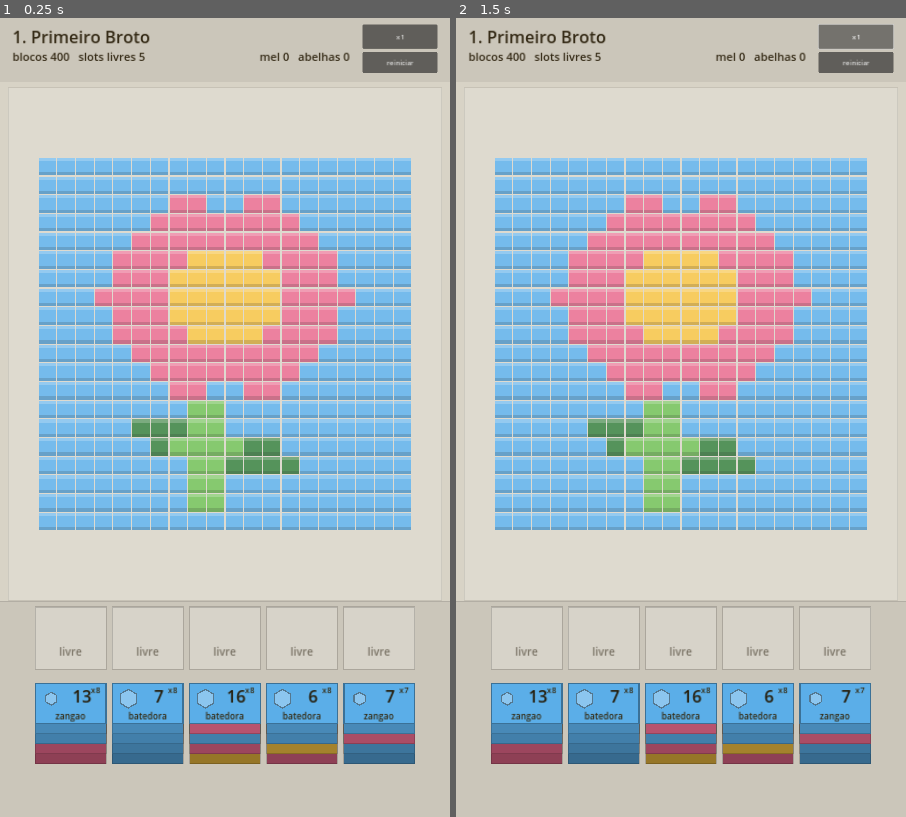
Above: before the commit, frames 1-2 (left to right).
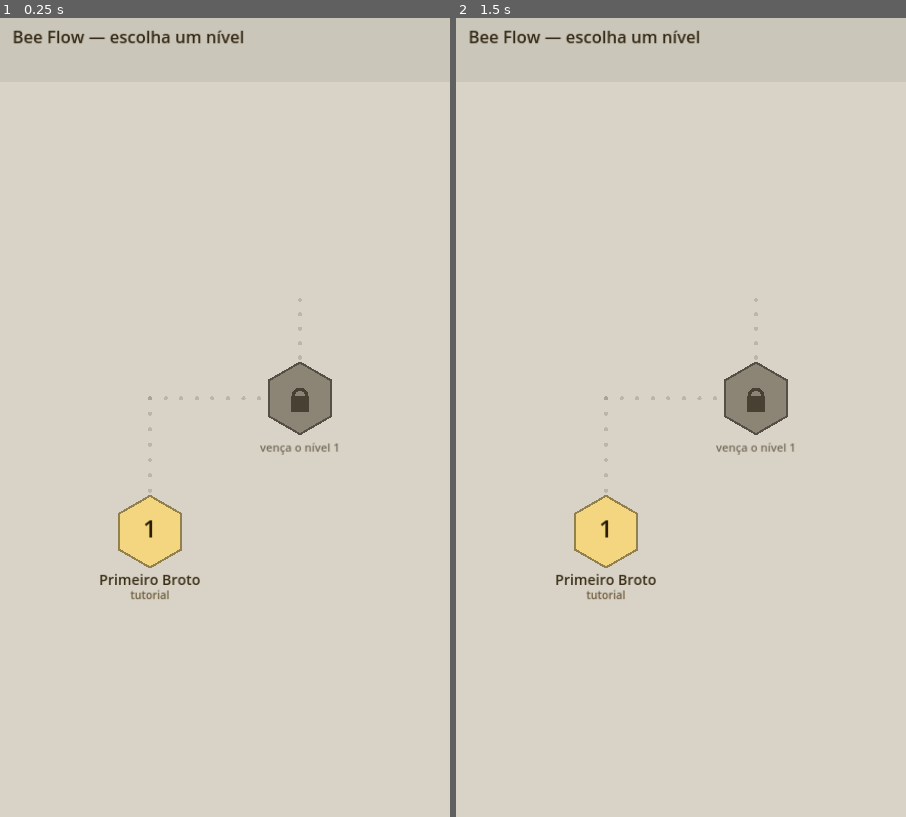
Above: after the commit, the same moments.

Repository: eric-r-ramos/bee-flow
Game: Godot game, scene res://scenes/Main.tscn
The game is run twice, just before and just after one commit, with the same random seed, the same clock (stepped at 60 frames per second) and the same inputs.
Inputs (mouse positions are in pixels of both pictures, inside the frame that each line leads up to):
- Up to frame 1 (0.25 s): no input
- Up to frame 2 (1.5 s): click (856, 33) at 0.5 s, where only the run before the commit has a clickable "x1"; click (856, 33) at 1.25 s, where only the run before the commit has a clickable "x2"

The runs differ from the first frame. In frame 1, 46% of the frame differs, in the area x 0-100%, y 0-94%; in frame 2, 46%.

Commit message:
Rota de níveis com desbloqueio, e colmeia bloqueada dentro da imagem
Rota: os níveis viram um caminho de favos, do primeiro embaixo ao último em
cima, ligados por trilha em L (uma diagonal passaria por cima do nome do
nível de destino). Nível abre quando o anterior é vencido, e nível vencido
pode ser rejogado sem perder o desbloqueio do seguinte. O recorde de mel
fica no favo.

Isso exigiu o primeiro estado persistente do projeto: Progress.gd grava
níveis limpos e recordes em user://progress.json. Na versão web equivalente,
localStorage com try/catch em toda leitura e escrita — janela anônima
devolve erro, e aí o jogo roda sem memória em vez de quebrar.

Pouso da colmeia: agora só fora da silhueta da imagem. Não basta a célula
estar vazia — ela precisa estar ligada ao lado de fora, então um bolsão de
vazio cercado de blocos continua sendo "dentro". É a mesma máscara de flood
fill que já calculava a fronteira, que antes era descartada e agora fica
guardada em Board.is_outside().

E o arrasto gruda na borda: levar o dedo para dentro da imagem faz a colmeia
deslizar até o ponto válido mais próximo em vez de seguir o dedo e receber
um "não" no fim. Soltar sempre funciona.

A captura de tela saiu do Autoplay para o Main, senão não daria para
fotografar a rota, que o bot nunca visita.

Verificado: campanha completa em vitória, nível impossível em derrota, e no
navegador os oito passos do fluxo — rota inicial com nível 2 trancado, toque
no trancado ignorado, zero células da imagem aceitando colmeia, vitória
registrando o recorde, desbloqueio, persistência após recarregar, e o nível
2 jogável até o fim.

Co-Authored-By: Claude <noreply@anthropic.com>
Claude-Session: https://claude.ai/code/session_01FYg51uz4viMWVJdvCoF4mW

Diff:
--- a/scripts/Autoplay.gd
+++ b/scripts/Autoplay.gd
@@ -16,34 +16,16 @@
 
 var game: Node
 
-var _shots: Array = []      ## instantes (s) que ainda faltam capturar
-var _shot_prefix := ""
-var _shot_n := 0
 var _clock := 0.0
 var _elapsed := 0.0
 var _beat := 0.0
 var _done := false
 
 
-func _ready() -> void:
-	# `-- --shot /tmp/beeflow --shot-at 2,12,26` salva PNGs do jogo rodando.
-	var args := OS.get_cmdline_user_args()
-	var at := args.find("--shot")
-	if at >= 0 and at + 1 < args.size():
-		_shot_prefix = args[at + 1]
-	var when := args.find("--shot-at")
-	if when >= 0 and when + 1 < args.size():
-		for piece in args[when + 1].split(","):
-			_shots.append(float(piece))
-
-
 func _process(delta: float) -> void:
 	if _done:
 		return
 	_elapsed += delta
-	if not _shots.is_empty() and _elapsed >= float(_shots[0]):
-		_shots.pop_front()
-		_capture()
 	if _elapsed > TIMEOUT_SECONDS:
 		_finish("TIMEOUT", 1)
 		return
@@ -71,17 +53,6 @@
 	_clock = 0.0
 	_unstick()
 	_place_next()
-
-
-func _capture() -> void:
-	if _shot_prefix == "":
-		return
-	_shot_n += 1
-	var path := "%s_%d.png" % [_shot_prefix, _shot_n]
-	await RenderingServer.frame_post_draw
-	var img := game.get_viewport().get_texture().get_image()
-	img.save_png(path)
-	print("[autoplay] screenshot %s" % path)
 
 
 func _finish(label: String, code: int) -> void:
--- a/scripts/Main.gd
+++ b/scripts/Main.gd
@@ -33,9 +33,14 @@
 const LANE_STEP := 185.0
 
 enum State { PLAYING, WON, LOST }
+enum Screen { MAP, GAME }
 
 var level: Dictionary = {}
 var level_index := 0
+var screen := Screen.MAP
+var progress := BFProgress.new()
+var catalog: Array = []          ## um resumo por nível, lido no boot
+var map_nodes: Array = []        ## centro de cada favo da rota
 var board := BFBoard.new()
 var columns: Array = []      ## Array[Array[Dictionary]] - indice 0 e o topo
 var slots: Array = []        ## BFHive ou null
@@ -60,6 +65,12 @@
 var _drag_column := -1
 var _drag_hive: BFHive = null
 
+var map_view: BFMapView
+var _shots: Array = []      ## instantes (s) que ainda faltam capturar
+var _shot_prefix := ""
+var _shot_n := 0
+var _shot_clock := 0.0
+
 var board_view: BFBoardView
 var table: BFTableView       ## camada do tabuleiro (sob as abelhas)
 var table_ui: BFTableView    ## camada da UI de baixo (sobre as abelhas)
@@ -84,16 +95,105 @@
 	table_ui.layer = BFTableView.Layer.UI
 	add_child(table_ui)
 
+	map_view = BFMapView.new()
+	map_view.game = self
+	add_child(map_view)
+
 	hud = BFHud.new()
 	add_child(hud)
 	hud.build(self)
 
-	restart()
-
-	if "--autoplay" in OS.get_cmdline_user_args():
+	# `-- --shot /tmp/bf --shot-at 1,4` salva PNGs, em qualquer tela.
+	var shot_at := OS.get_cmdline_user_args().find("--shot")
+	if shot_at >= 0 and shot_at + 1 < OS.get_cmdline_user_args().size():
+		_shot_prefix = OS.get_cmdline_user_args()[shot_at + 1]
+	var when := OS.get_cmdline_user_args().find("--shot-at")
+	if when >= 0 and when + 1 < OS.get_cmdline_user_args().size():
+		for piece in OS.get_cmdline_user_args()[when + 1].split(","):
+			_shots.append(float(piece))
+
+	progress.load_from_disk()
+	_build_catalog()
+	_layout_map()
+
+	# Os testes headless entram direto no jogo; a rota é para o jogador.
+	var args := OS.get_cmdline_user_args()
+	if "--autoplay" in args or _forced_level() != "":
+		open_level(0)
+	else:
+		go_to_map()
+
+	if "--autoplay" in args:
 		var bot: Node = preload("res://scripts/Autoplay.gd").new()
 		bot.game = self
 		add_child(bot)
+
+
+# ------------------------------------------------------------------- a rota
+
+func _build_catalog() -> void:
+	catalog = []
+	for path in LEVELS:
+		var data = JSON.parse_string(FileAccess.get_file_as_string(str(path)))
+		if typeof(data) != TYPE_DICTIONARY:
+			push_error("nível ilegível: %s" % path)
+			continue
+		var meta: Dictionary = data.get("meta", {})
+		var diff = meta.get("difficulty", null)
+		catalog.append({
+			"id": str(data.get("id", path)),
+			"name": str(data.get("name", "?")),
+			"band": str(diff["band"]) if typeof(diff) == TYPE_DICTIONARY else "",
+		})
+
+
+func _layout_map() -> void:
+	map_nodes = []
+	if catalog.is_empty():
+		return
+	# Primeiro nível embaixo, o caminho sobe alternando os lados. A pilha é
+	# centrada: com poucos níveis ela não fica amontoada num canto.
+	const SPACING := 320.0
+	var total := float(catalog.size() - 1) * SPACING
+	var bottom := DESIGN.y * 0.56 + total * 0.5
+	for i in catalog.size():
+		var x := 360.0 if i % 2 == 0 else 720.0
+		map_nodes.append(Vector2(x, bottom - float(i) * SPACING))
+
+
+func is_cleared(i: int) -> bool:
+	return i < catalog.size() and progress.is_cleared(str(catalog[i]["id"]))
+
+
+## Nível abre quando o anterior foi vencido. O primeiro sempre está aberto.
+func is_unlocked(i: int) -> bool:
+	return i == 0 or is_cleared(i - 1)
+
+
+func go_to_map() -> void:
+	screen = Screen.MAP
+	drag_active = false
+	for bee in bee_layer.get_children():
+		bee.queue_free()
+	_apply_screen()
+
+
+func open_level(index: int) -> void:
+	level_index = clampi(index, 0, LEVELS.size() - 1)
+	screen = Screen.GAME
+	restart()
+	_apply_screen()
+
+
+func _apply_screen() -> void:
+	var playing := screen == Screen.GAME
+	map_view.visible = not playing
+	board_view.visible = playing
+	table.visible = playing
+	table_ui.visible = playing
+	bee_layer.visible = playing
+	hud.set_screen(playing)
+	map_view.queue_redraw()
 
 
 # --------------------------------------------------------------- carga/layout
@@ -161,7 +261,12 @@
 # ------------------------------------------------------------------- loop
 
 func _process(delta: float) -> void:
-	if state != State.PLAYING:
+	_shot_clock += delta
+	if not _shots.is_empty() and _shot_clock >= float(_shots[0]):
+		_shots.pop_front()
+		_capture()
+
+	if screen != Screen.GAME or state != State.PLAYING:
 		return
 
 	for h in hives:
@@ -186,6 +291,16 @@
 	hud.refresh()
 
 
+func _capture() -> void:
+	if _shot_prefix == "":
+		return
+	_shot_n += 1
+	var path := "%s_%d.png" % [_shot_prefix, _shot_n]
+	await RenderingServer.frame_post_draw
+	get_viewport().get_texture().get_image().save_png(path)
+	print("[shot] %s" % path)
+
+
 func _spawn_bee(h: BFHive, cell: int) -> void:
 	var bee := BFBee.new()
 	bee.game = self
@@ -211,6 +326,8 @@
 func _check_end() -> void:
 	if board.is_clear():
 		state = State.WON
+		progress.record(str(level.get("id", "?")), honey, bees_dispatched)
+		map_view.queue_redraw()
 		if has_next():
 			hud.show_banner("nivel %d concluido" % (level_index + 1), "proximo nivel")
 		else:
@@ -336,14 +453,36 @@
 	return r * board.cols + c
 
 
-## A zona de voo e toda a area do tabuleiro, menos as celulas ainda ocupadas.
-## Conforme a imagem some, o jogador consegue plantar colmeias cada vez mais
-## pra dentro - o alcance curto deixa de ser um problema sozinho.
+## A colmeia pousa fora da silhueta da imagem, nunca dentro dela. Nao basta a
+## celula estar vazia: ela precisa estar ligada ao lado de fora. Um bolsao de
+## vazio cercado de blocos continua sendo "dentro da imagem".
+##
+## Conforme a imagem some, a area valida cresce sozinha - o que era miolo vira
+## lado de fora assim que a casca abre.
 func can_place_at(p: Vector2) -> bool:
 	if not board_area.has_point(p):
 		return false
 	var i := cell_at(p)
-	return i < 0 or board.cells[i] == BFBoard.EMPTY
+	if i < 0:
+		return true   # fora da grade, dentro da zona de voo
+	return board.cells[i] == BFBoard.EMPTY and board.is_outside(i)
+
+
+## Ponto valido mais proximo do dedo. Em vez de deixar o jogador arrastar pra
+## dentro da imagem e recusar no fim, a colmeia desliza pela borda e o solte
+## sempre funciona.
+func nearest_valid(p: Vector2) -> Vector2:
+	if can_place_at(p):
+		return p
+	var step := maxf(cell_size * 0.4, 6.0)
+	for ring in range(1, 41):
+		var radius := step * float(ring)
+		for k in 20:
+			var a := TAU * float(k) / 20.0
+			var probe := p + Vector2(cos(a), sin(a)) * radius
+			if can_place_at(probe):
+				return probe
+	return p
 
 
 func color_of(spec: Dictionary) -> Color:
@@ -353,6 +492,11 @@
 # ------------------------------------------------------------------- entrada
 
 func _unhandled_input(event: InputEvent) -> void:
+	if screen == Screen.MAP:
+		if event is InputEventMouseButton and event.button_index == MOUSE_BUTTON_LEFT \
+				and event.pressed:
+			_tap_map(get_global_mouse_position())
+		return
 	if state != State.PLAYING:
 		return
 	if event is InputEventMouseButton and event.button_index == MOUSE_BUTTON_LEFT:
@@ -361,10 +505,15 @@
 		else:
 			_end_drag(get_global_mouse_position())
 	elif event is InputEventMouseMotion and drag_active:
-		drag_pos = get_global_mouse_position()
-		drag_valid = can_place_at(drag_pos)
-		table.queue_redraw()
+		_track_drag(get_global_mouse_position())
 	table_ui.queue_redraw()
+
+
+func _tap_map(p: Vector2) -> void:
+	for i in map_nodes.size():
+		if p.distance_to(map_nodes[i]) <= BFMapView.NODE_R and is_unlocked(i):
+			open_level(i)
+			return
 
 
 func _begin_drag(p: Vector2) -> void:
@@ -388,22 +537,36 @@
 
 func _start_drag(p: Vector2) -> void:
 	drag_active = true
-	drag_pos = p
-	drag_valid = can_place_at(p)
+	_track_drag(p)
+
+
+## Dentro da zona de voo a colmeia gruda no ponto valido mais proximo; fora
+## dela o arrasto fica invalido, que e como o jogador cancela.
+func _track_drag(p: Vector2) -> void:
+	if board_area.has_point(p):
+		drag_pos = nearest_valid(p)
+		drag_valid = can_place_at(drag_pos)
+	else:
+		drag_pos = p
+		drag_valid = false
 	table.queue_redraw()
 	table_ui.queue_redraw()
+	table_ui.queue_redraw()
 
 
 func _end_drag(p: Vector2) -> void:
 	if not drag_active:
 		return
+	_track_drag(p)
 	drag_active = false
-	if can_place_at(p):
+	# Solta no ponto ja grudado, nao no cru do dedo.
+	var at := drag_pos
+	if drag_valid:
 		if _drag_hive != null:
-			_drag_hive.pos = p
+			_drag_hive.pos = at
 			_drag_hive.moves_used += 1
 		elif _drag_column >= 0:
-			place_from_deck(_drag_column, p)
+			place_from_deck(_drag_column, at)
 	_drag_hive = null
 	_drag_column = -1
 	_drag_spec = {}
--- a/scripts/model/Board.gd
+++ b/scripts/model/Board.gd
@@ -21,6 +21,7 @@
 var _dirty := true
 var _frontier: Dictionary = {}    ## chave da cor -> Array[int] de indices
 var _counts: Dictionary = {}      ## chave da cor -> quantos restam
+var _outside := PackedByteArray() ## 1 = celula vazia ligada ao lado de fora
 
 
 func setup(level_rows: int, level_cols: int, grid: Array, palette: Dictionary) -> void:
@@ -88,6 +89,7 @@
 				outside[j] = 1
 				queue.append(j)
 
+	_outside = outside
 	_frontier = {}
 	_counts = {}
 	filled_total = 0
@@ -143,3 +145,11 @@
 func is_clear() -> bool:
 	refresh()
 	return filled_total == 0
+
+
+## Celula vazia e ligada ao lado de fora da imagem? Um bolsao de vazio cercado
+## por blocos nao conta - e a mesma mascara que define a fronteira, entao a
+## regra "colmeia so pousa fora da silhueta" sai sem calculo novo.
+func is_outside(i: int) -> bool:
+	refresh()
+	return i >= 0 and i < _outside.size() and _outside[i] == 1
--- /dev/null
+++ b/scripts/model/Progress.gd
@@ -0,0 +1,52 @@
+class_name BFProgress
+extends RefCounted
+
+## Progresso do jogador, em disco.
+##
+## Guarda quais níveis já foram limpos e o melhor resultado de cada um. É o
+## único estado do jogo que sobrevive ao fechar o app - e é o que permite
+## rejogar um nível vencido sem perder o desbloqueio do seguinte.
+
+const PATH := "user://progress.json"
+
+var cleared: Dictionary = {}   ## id do nível -> true
+var best: Dictionary = {}      ## id do nível -> {"honey": int, "bees": int}
+
+
+func load_from_disk() -> void:
+	cleared = {}
+	best = {}
+	if not FileAccess.file_exists(PATH):
+		return
+	var data = JSON.parse_string(FileAccess.get_file_as_string(PATH))
+	if typeof(data) != TYPE_DICTIONARY:
+		push_warning("progresso ilegível em %s; começando do zero" % PATH)
+		return
+	cleared = data.get("cleared", {})
+	best = data.get("best", {})
+
+
+func save() -> void:
+	var f := FileAccess.open(PATH, FileAccess.WRITE)
+	if f == null:
+		push_warning("não consegui gravar o progresso em %s" % PATH)
+		return
+	f.store_string(JSON.stringify({"cleared": cleared, "best": best}))
+	f.close()
+
+
+func is_cleared(id: String) -> bool:
+	return cleared.get(id, false) == true
+
+
+func record(id: String, honey: int, bees: int) -> void:
+	cleared[id] = true
+	var prev: Dictionary = best.get(id, {})
+	# Rejogar um nível nunca piora o registro dele.
+	if not prev.has("honey") or int(prev["honey"]) < honey:
+		best[id] = {"honey": honey, "bees": bees}
+	save()
+
+
+func best_honey(id: String) -> int:
+	return int((best.get(id, {}) as Dictionary).get("honey", 0))
--- a/scripts/view/Hud.gd
+++ b/scripts/view/Hud.gd
@@ -9,6 +9,9 @@
 var _blocks: Label
 var _honey: Label
 var _speed: Button
+var _restart: Button
+var _map_btn: Button
+var _banner_map: Button
 var _veil: ColorRect
 var _banner: Label
 var _again: Button
@@ -33,12 +36,19 @@
 	_speed.pressed.connect(_on_speed)
 	add_child(_speed)
 
-	var restart := Button.new()
-	restart.position = Vector2(870, 84)
-	restart.size = Vector2(180, 50)
-	restart.text = "reiniciar"
-	restart.pressed.connect(func(): game.restart())
-	add_child(restart)
+	_restart = Button.new()
+	_restart.position = Vector2(870, 84)
+	_restart.size = Vector2(180, 50)
+	_restart.text = "reiniciar"
+	_restart.pressed.connect(func(): game.restart())
+	add_child(_restart)
+
+	_map_btn = Button.new()
+	_map_btn.position = Vector2(676, 18)
+	_map_btn.size = Vector2(180, 58)
+	_map_btn.text = "rota"
+	_map_btn.pressed.connect(func(): game.go_to_map())
+	add_child(_map_btn)
 
 	_veil = ColorRect.new()
 	_veil.color = Color(0.05, 0.04, 0.02, 0.62)
@@ -58,8 +68,30 @@
 	_again.pressed.connect(func(): game.advance())
 	add_child(_again)
 
+	_banner_map = Button.new()
+	_banner_map.position = Vector2(390, 1076)
+	_banner_map.size = Vector2(300, 66)
+	_banner_map.text = "voltar à rota"
+	_banner_map.visible = false
+	_banner_map.pressed.connect(func(): game.go_to_map())
+	add_child(_banner_map)
+
+
+## Na rota, só o título fica; o resto é da tela de jogo.
+func set_screen(playing: bool) -> void:
+	_blocks.visible = playing
+	_honey.visible = playing
+	_speed.visible = playing
+	_restart.visible = playing
+	_map_btn.visible = playing
+	if not playing:
+		hide_banner()
+		_title.text = "Bee Flow — escolha um nível"
+
 
 func refresh() -> void:
+	if not _blocks.visible:
+		return
 	_title.text = "%d. %s" % [game.level_index + 1, str(game.level.get("name", "Bee Flow"))]
 	_blocks.text = "blocos %d   slots livres %d" % [game.board.filled_total, game.free_slots()]
 	_honey.text = "mel %d   abelhas %d" % [game.honey, game.bees_dispatched]
@@ -72,12 +104,15 @@
 	_again.text = action_label
 	_banner.visible = true
 	_again.visible = true
+	_banner_map.visible = true
 
 
 func hide_banner() -> void:
 	_veil.visible = false
 	_banner.visible = false
 	_again.visible = false
+	if _banner_map != null:
+		_banner_map.visible = false
 
 
 func _on_speed() -> void:
--- /dev/null
+++ b/scripts/view/MapView.gd
@@ -0,0 +1,103 @@
+class_name BFMapView
+extends Node2D
+
+## A rota: os níveis como um caminho de favos, do primeiro embaixo ao último
+## em cima. Nível limpo pode ser rejogado; o seguinte só abre depois dele.
+
+const NODE_R := 86.0
+
+var game: Node
+
+var _font: Font
+
+
+func _ready() -> void:
+	_font = ThemeDB.fallback_font
+
+
+func _draw() -> void:
+	if game == null or game.map_nodes.is_empty():
+		return
+
+	var nodes: Array = game.map_nodes
+
+	# Trilha entre os favos, e um trecho subindo do último para dizer, sem
+	# prometer nada, que o caminho continua.
+	for i in range(nodes.size() - 1):
+		_link(nodes[i], nodes[i + 1], game.is_unlocked(i + 1))
+	var last: Vector2 = nodes[nodes.size() - 1]
+	_dotted(last + Vector2(0, -NODE_R - 12.0), last + Vector2(0, -NODE_R - 150.0), false)
+
+	for i in nodes.size():
+		_node(i, nodes[i])
+
+
+## Liga dois favos em L: sobe reto e depois atravessa. Uma reta diagonal
+## passaria bem por cima do nome do nível de destino, que fica logo abaixo dele.
+func _link(from: Vector2, to: Vector2, lit: bool) -> void:
+	var corner := Vector2(from.x, to.y)
+	_dotted(from + Vector2(0, -NODE_R - 12.0), corner, lit)
+	var side := signf(to.x - from.x)
+	_dotted(corner, to - Vector2(side * (NODE_R + 12.0), 0.0), lit)
+
+
+func _dotted(from: Vector2, to: Vector2, lit: bool) -> void:
+	var span := from.distance_to(to)
+	if span < 20.0:
+		return
+	var dir := (to - from) / span
+	var tone := Color(0.62, 0.45, 0.14, 0.9) if lit else Color(0.55, 0.50, 0.42, 0.35)
+	var steps := maxi(int(span / 34.0), 1)
+	for k in range(steps + 1):
+		draw_circle(from + dir * (span * float(k) / float(steps)),
+			6.0 if lit else 5.0, tone)
+
+
+func _node(index: int, center: Vector2) -> void:
+	var cleared: bool = game.is_cleared(index)
+	var unlocked: bool = game.is_unlocked(index)
+	var info: Dictionary = game.catalog[index]
+
+	var fill := Color(0.55, 0.52, 0.46)
+	if cleared:
+		fill = Color(0.85, 0.66, 0.24)
+	elif unlocked:
+		fill = Color(0.96, 0.84, 0.50)
+
+	var pts := PackedVector2Array()
+	for i in 6:
+		var a := PI / 6.0 + float(i) * PI / 3.0
+		pts.append(center + Vector2(cos(a), sin(a)) * NODE_R)
+	draw_colored_polygon(pts, fill)
+	pts.append(pts[0])
+	draw_polyline(pts, fill.darkened(0.4), 5.0)
+
+	if unlocked:
+		_text(center + Vector2(0, 14), "%d" % (index + 1), 58, Color(0.16, 0.11, 0.03))
+	else:
+		# Cadeado desenhado: corpo + arco.
+		draw_rect(Rect2(center + Vector2(-22, -6), Vector2(44, 38)), Color(0.28, 0.25, 0.20))
+		draw_arc(center + Vector2(0, -6), 16.0, PI, TAU, 20, Color(0.28, 0.25, 0.20), 8.0)
+
+	if cleared:
+		# Selo de concluído, encostado no favo.
+		var seal := center + Vector2(NODE_R * 0.72, -NODE_R * 0.72)
+		draw_circle(seal, 26.0, Color(0.29, 0.55, 0.22))
+		draw_polyline(PackedVector2Array([
+			seal + Vector2(-11, 0), seal + Vector2(-3, 9), seal + Vector2(12, -9)
+		]), Color(1, 1, 1), 6.0)
+
+	var label_at := center + Vector2(0, NODE_R + 42.0)
+	if unlocked:
+		_text(label_at, str(info.get("name", "")), 34, Color(0.22, 0.17, 0.08))
+		var band := str(info.get("band", ""))
+		var honey: int = game.progress.best_honey(str(info.get("id", "")))
+		var sub := band if honey <= 0 else "%s  ·  recorde %d de mel" % [band, honey]
+		_text(label_at + Vector2(0, 34), sub, 26, Color(0.42, 0.35, 0.22))
+	else:
+		_text(label_at, "vença o nível %d" % index, 27, Color(0.45, 0.41, 0.34))
+
+
+func _text(at: Vector2, s: String, size: int, color: Color) -> void:
+	draw_string(_font, at - Vector2(400.0, 0.0), s, HORIZONTAL_ALIGNMENT_CENTER,
+		800.0, size, color)
Not shown, changed: DESIGN.md
Not shown, changed: README.md
